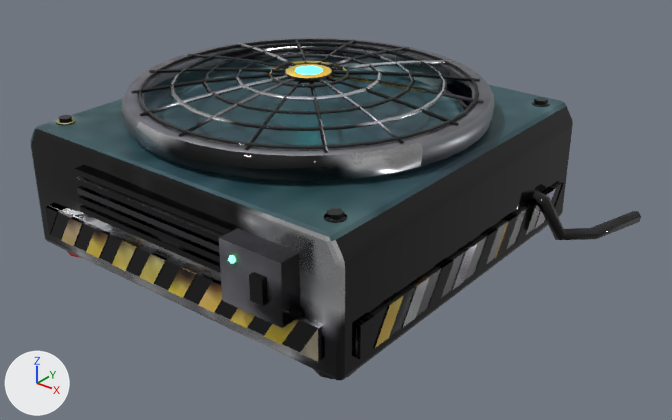
Renders of the glTF model assets/models/air_fan.glb from each side of a commit.
Rendered twice from a 50 mm lens placed at (2.92, -3.44, 2.35), pointed at (0.16, 0.02, 0.21). The axes (+X, +Y, +Z) are drawn at lower left. The lights are the same throughout. The first picture is the older version. Where no turn or scale is listed for an object, it has been applied to the vertices. Vertices at exactly the same position are counted once.

The scene before the commit, as lines of its bpy script (objects in view):
```python
me_prism = bpy.data.meshes.new('prism')
me_prism.from_pydata(...)  # 2865 vertices, 5342 faces; spans x -1.02..1.33, y -1.14..1.31, z 0.0..0.95
# faces by material slot: [4962, 380]
me_prism.materials.append(mat_air_fan_baked)
me_prism.materials.append(mat_neon_cyan)  # cyan #1d7f86, glowing cyan #41f3ff
ob_body = bpy.data.objects.new('body', me_prism)
ob_body.location = (0.0, 0.0, 0.0)
```
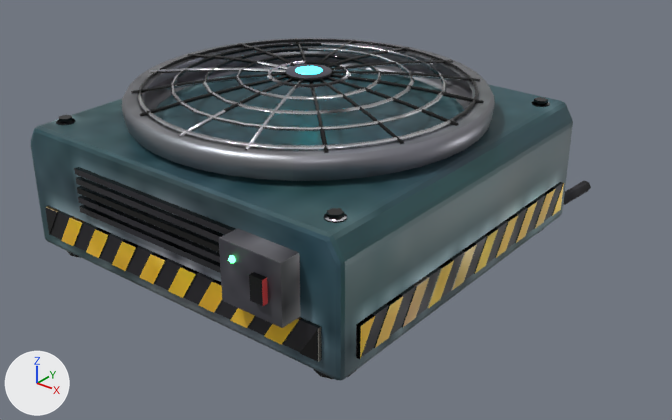
What changed in the scene script:
```text
Change me_prism:
    used by ob_body; location = (0.0, 0.0, 0.0)
    remove me_prism.from_pydata(...)  # 2865 vertices, 5342 faces; spans x -1.02..1.33, y -1.14..1.31, z 0.0..0.95
    add me_prism.from_pydata(...)  # 2865 vertices, 5342 faces; spans x -1.02..1.02, y -1.14..1.5, z 0.0..0.95
    me_prism part 1: 30 of 2865 vertices moved; they spanned x 0.89..1.33, y 0.57..1.31, z 0.0..0.38 and now span x 0.77..0.93, y 0.98..1.5, z 0.0..0.32; mean shift (-0.26, 0.36, -0.02); largest move (1.08, 0.61, 0.32) -> (0.84, 1.1, 0.26)
    me_prism part 2: texture (UV) coordinates of 5296 of 5342 faces, centred in x -1.02..1.32, y -1.14..1.31, z 0.0..0.95, changed; they spanned u 0.01..0.95, v 0.01..0.99 and now span u 0.01..0.99, v 0.01..0.95
```

Pixel boxes (x1, y1, x2, y2) of what changed, in the pictures (672 x 420 px; the box of a moved part takes in the faces that stretch with it):
'body', reshaped, surface changed (8% narrower): before (31, 38, 641, 380); after (31, 38, 591, 380)
part 1 of me_prism, moved or reshaped: before (532, 190, 641, 240); after (563, 181, 591, 205)
part 2 of me_prism, surface changed: before (31, 38, 641, 380); after (31, 38, 591, 380)
